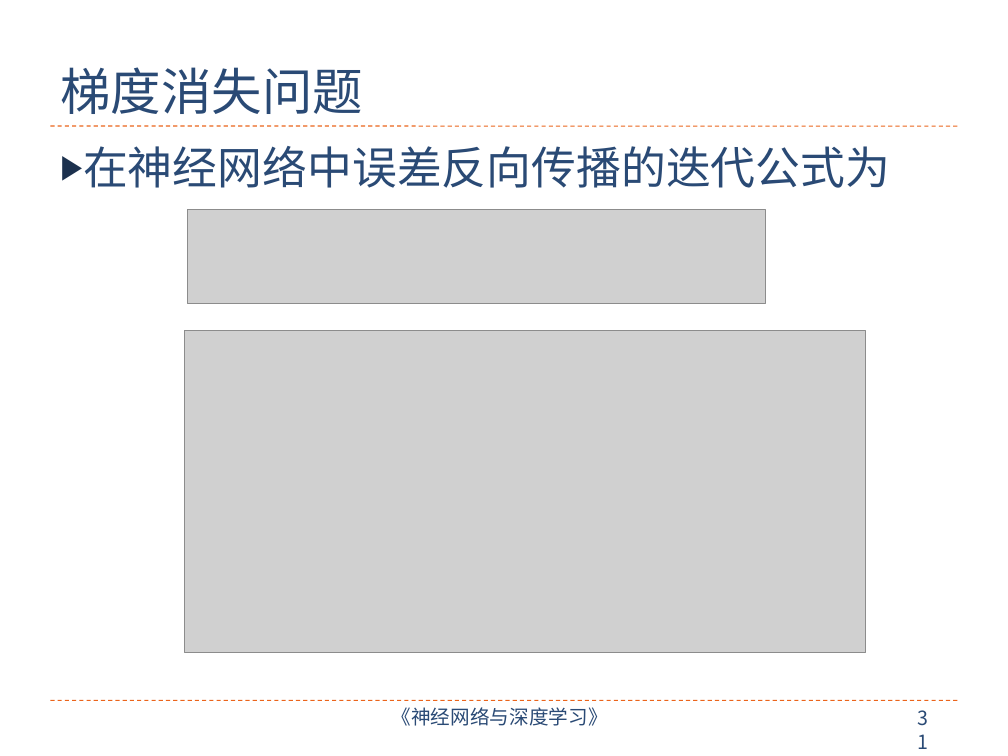
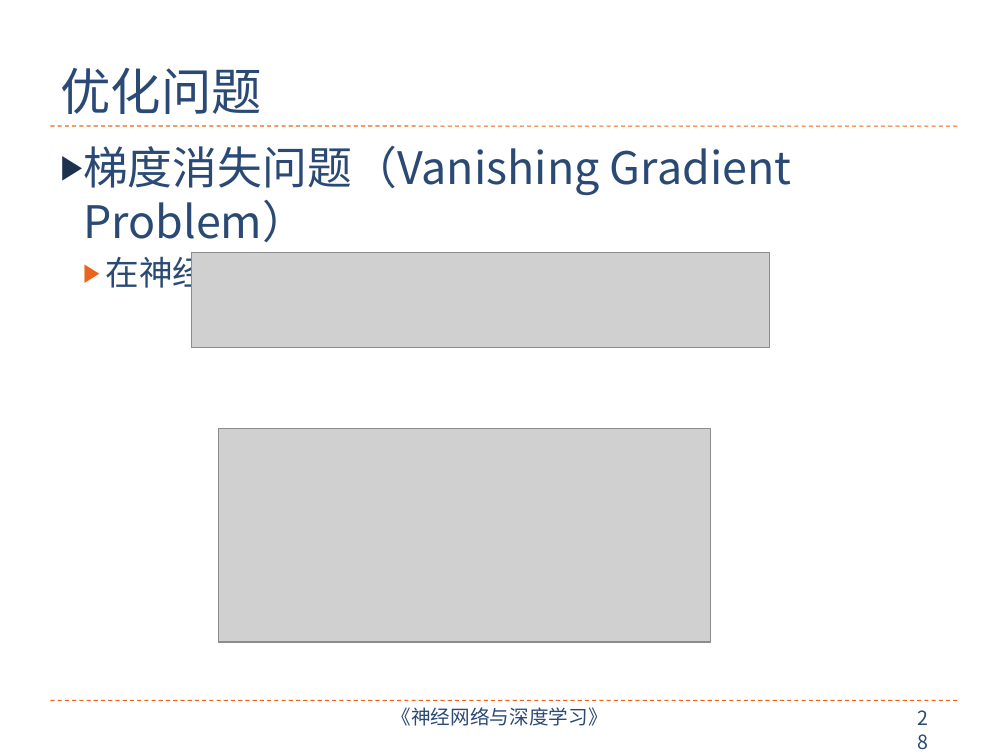
Before and after one commit to nndl/nndl.github.io, a slide deck: slide 28 of ppt/chap-前馈神经网络.pptx (slide 31 before the commit). Drawn at 1008x756 pixels with LibreOffice and Linux fonts; fonts in the diff are those of the drawing; grey boxes stand for pictures. Boxes give left, top, right and bottom in pixels: in the first picture for what was removed or moved away, otherwise in the second. Text is boxed around its words. In the diff, an @@ line names an element or a change of style, - is before the commit and + after.

Commit message:
chap-前馈神经网络

```diff
--- a/ppt/chap-前馈神经网络.pptx
+++ b/ppt/chap-前馈神经网络.pptx
@@ title at bbox=[60, 68, 262, 114]: text changed @@
-梯度消失问题
+优化问题
@@ text at bbox=[83, 146, 792, 242]: paragraph added @@
+▶ 梯度消失问题（Vanishing Gradient Problem）
@@ text at bbox=[106, 251, 711, 295]: size 32 to 24 pt in "在神经网络中误差反向传播的迭代公式为"; list level 1 to 2 in "在神经网络中误差反向传播的迭代公式为"; bullet colour #1C314E to #EB641B @@
@@ picture: place and size @@
-picture at bbox=[187, 210, 765, 304]
+picture at bbox=[192, 253, 769, 348]
@@ picture removed at bbox=[184, 331, 865, 653] @@
@@ picture added at bbox=[219, 428, 711, 642] @@
@@ page number at bbox=[907, 702, 949, 736]: text changed @@
-31
+28
```
Also in this commit, not shown: 3 other slides changed, 7 slides added, 11 slides removed, 2 other files.
